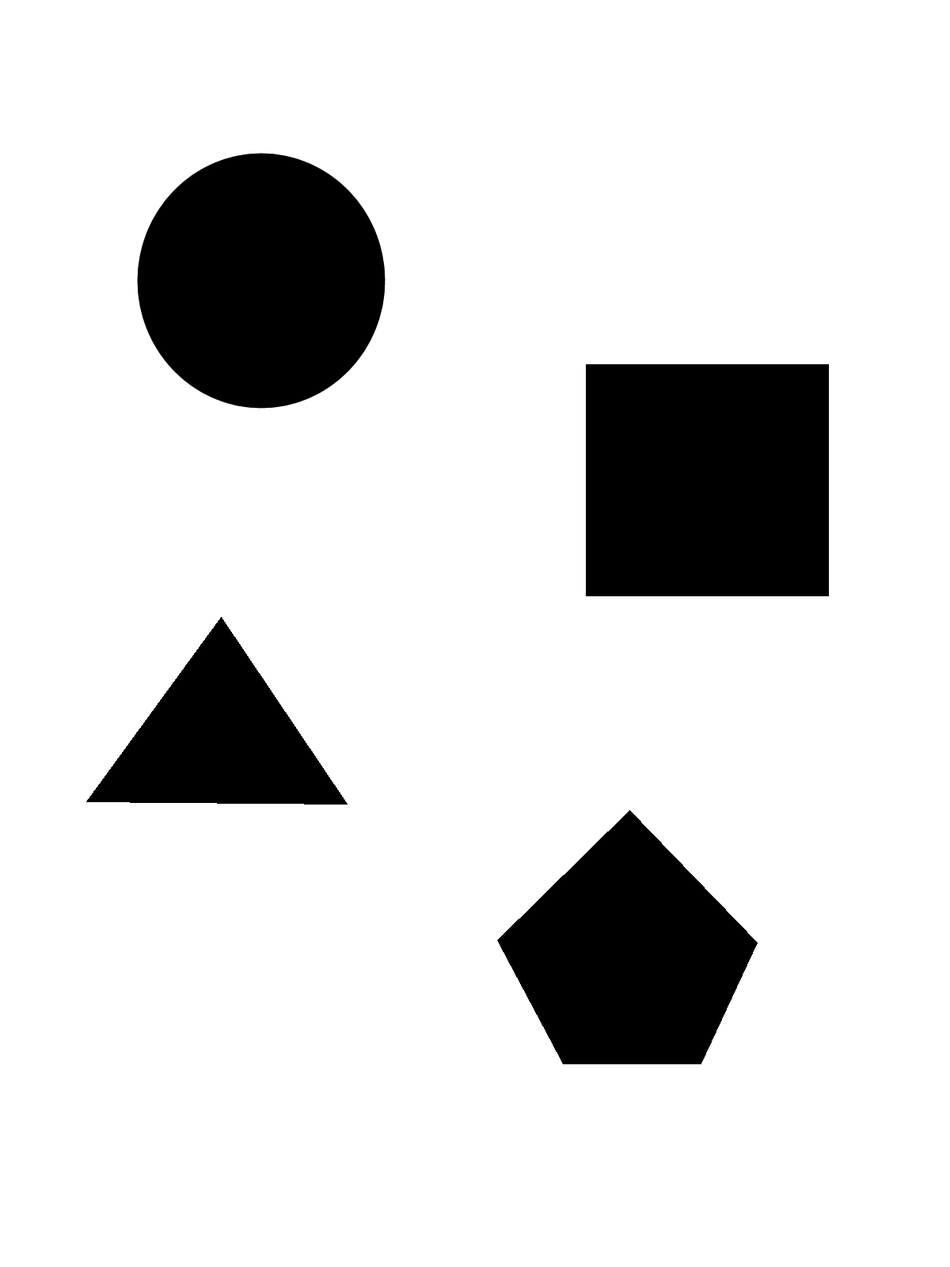
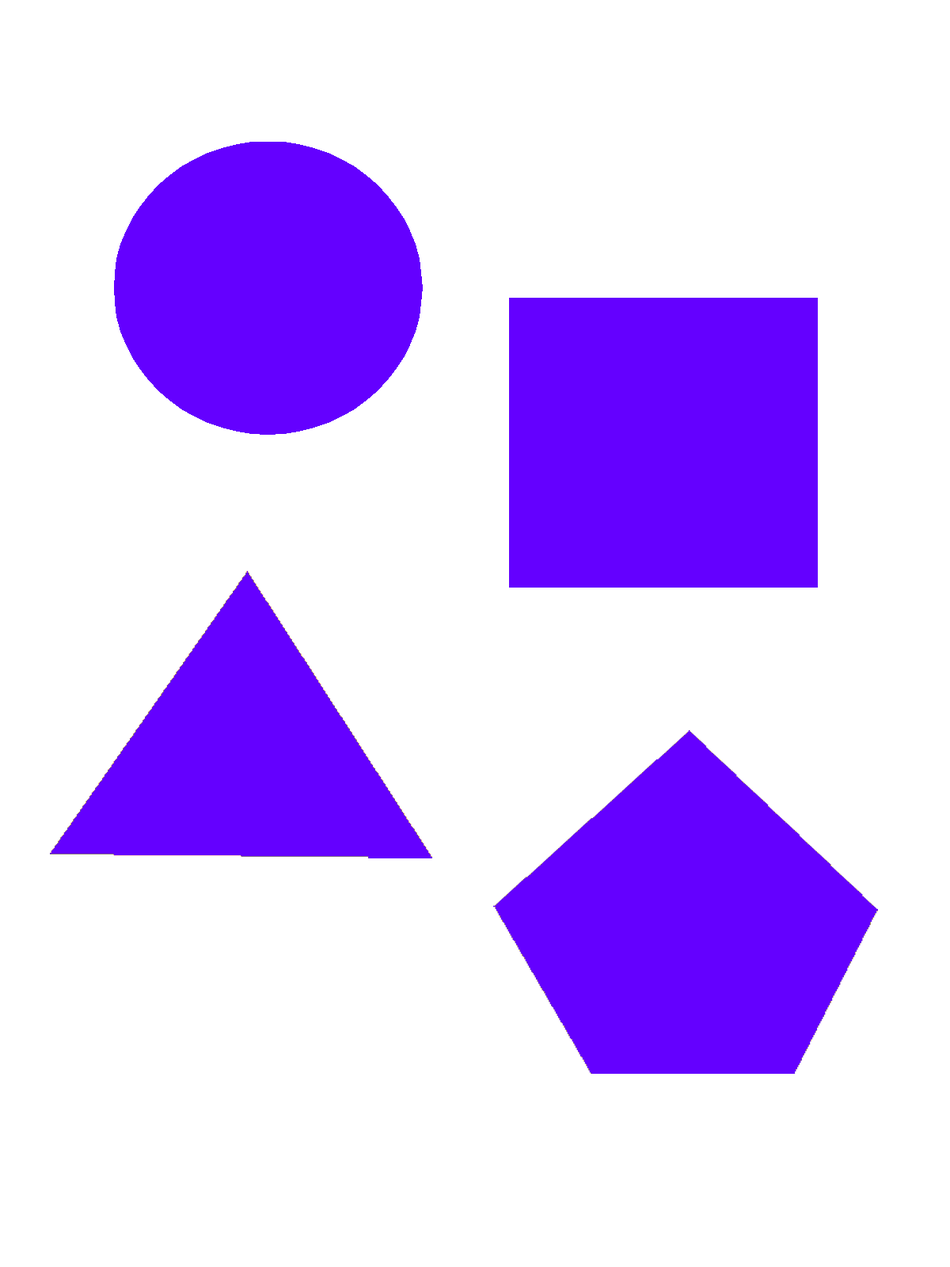
Before/after of a 950px x 1267px layered artwork. What changed in the layer stack:
painted on "Layer 1" over [49, 141, 878, 1074]
